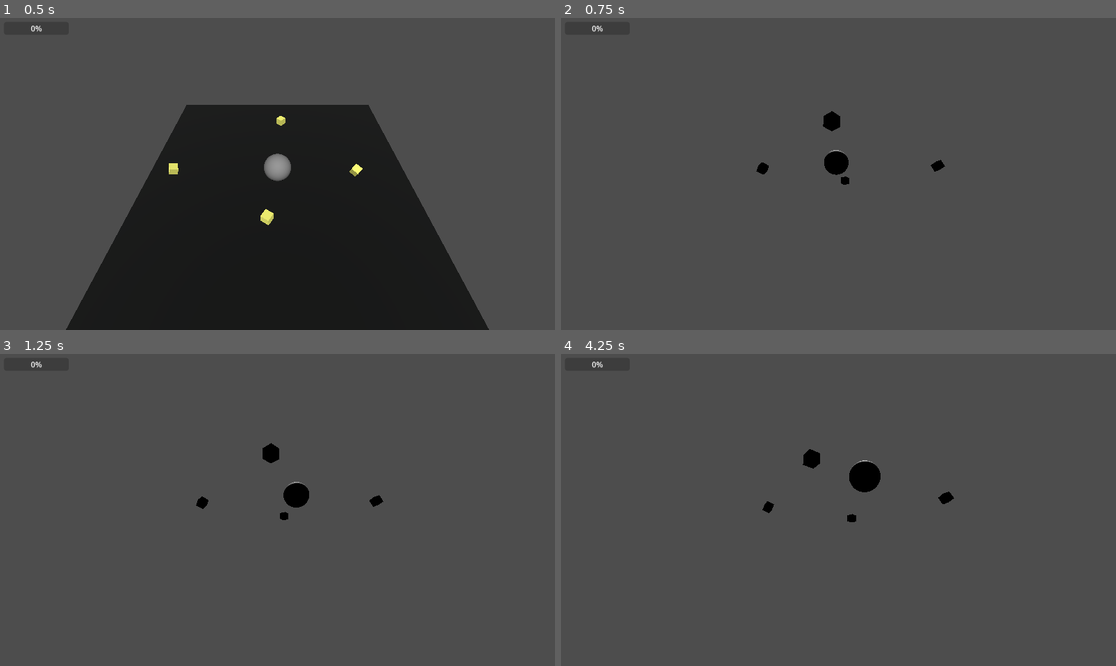
Above: before the commit, frames 1-4 (two rows, left to right).
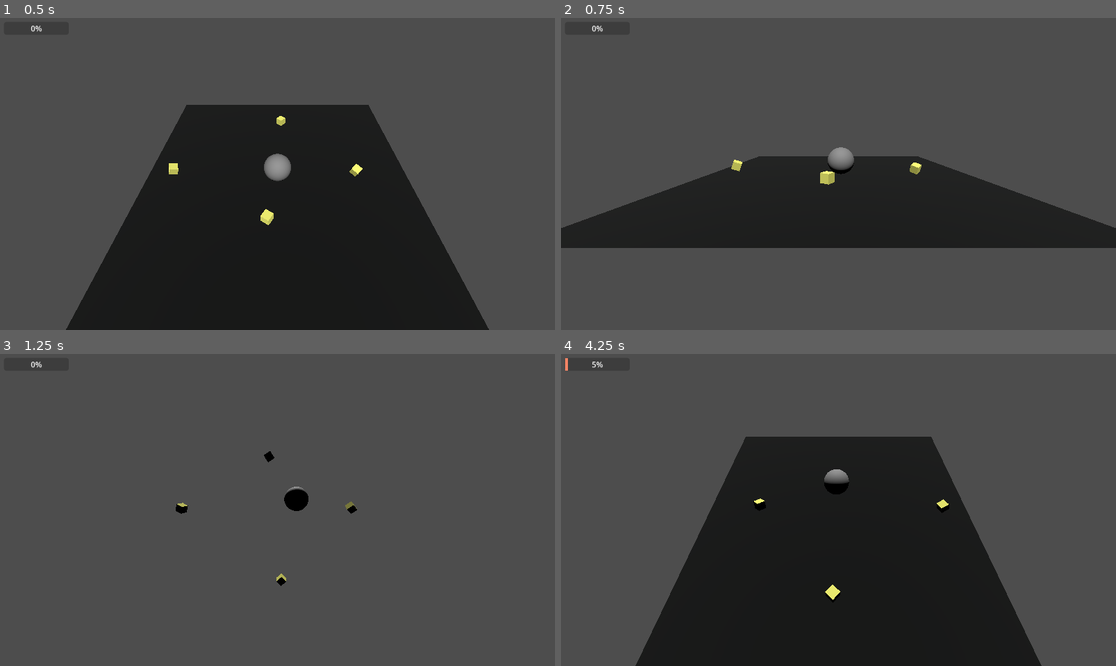
Above: after the commit, the same moments.

Repository: motionnblur/3d-prototype-godot
Game: Godot game, scene res://scenes/node_3d.tscn
Two runs of this game, one before a commit and one after it. Both use one fixed random seed, a clock stepped at 60 frames per second and the inputs below. The project has no main scene, so this scene is started directly.
Inputs (mouse positions are in pixels of both pictures, inside the frame that each line leads up to):
- Up to frame 1 (0.5 s): no input
- Up to frame 2 (0.75 s): move the mouse to (960, 158) at 0.52 s; hold Right mouse button (Right_Click) from 0.53 s (still down)
- Up to frame 3 (1.25 s): keep holding Right mouse button (Right_Click)
- Up to frame 4 (4.25 s): move the mouse to (727, 525) at 1.27 s; release Right mouse button (Right_Click) at 1.28 s; right-click (727, 525) at 1.35 s; move the mouse to (894, 441) at 2.02 s; hold Right mouse button (Right_Click) 2.03-2.78 s; move the mouse to (810, 572) at 2.77 s; right-click (810, 572) at 2.85 s; move the mouse to (1005, 556) at 3.52 s; hold Right mouse button (Right_Click) from 3.53 s (still down)

Frame 1 is identical in both runs. In frame 2, 21% of the frame differs, in the area x 0-100%, y 29-74%; in frame 3, 0.6%; in frame 4, 39%, in the area x 0-87%, y 1-100%.

Commit message:
.

Diff:
--- a/scripts/cam_pivot.gd
+++ b/scripts/cam_pivot.gd
@@ -17,14 +17,14 @@
 
 	var firstRot = global_rotation
 
-	var rotateX = -deltaMouse.y*delta*0.02
+	var rotateX = -deltaMouse.x*delta*0.1
 	firstRot.x += rotateX
 
-	var rotateY = -deltaMouse.x*delta*0.02
+	var rotateY = -deltaMouse.y*delta*0.1
 	firstRot.y += rotateY
 
 	var clmpX = clamp(firstRot.x, 0, 0.6)
 	var clmpY = clamp(firstRot.y, 0, 0.6)
 
-	rotate_x(clmpX)
-	rotate_y(clmpY)
+	#rotate_y(clmpX)
+	rotate_x(clmpY)
